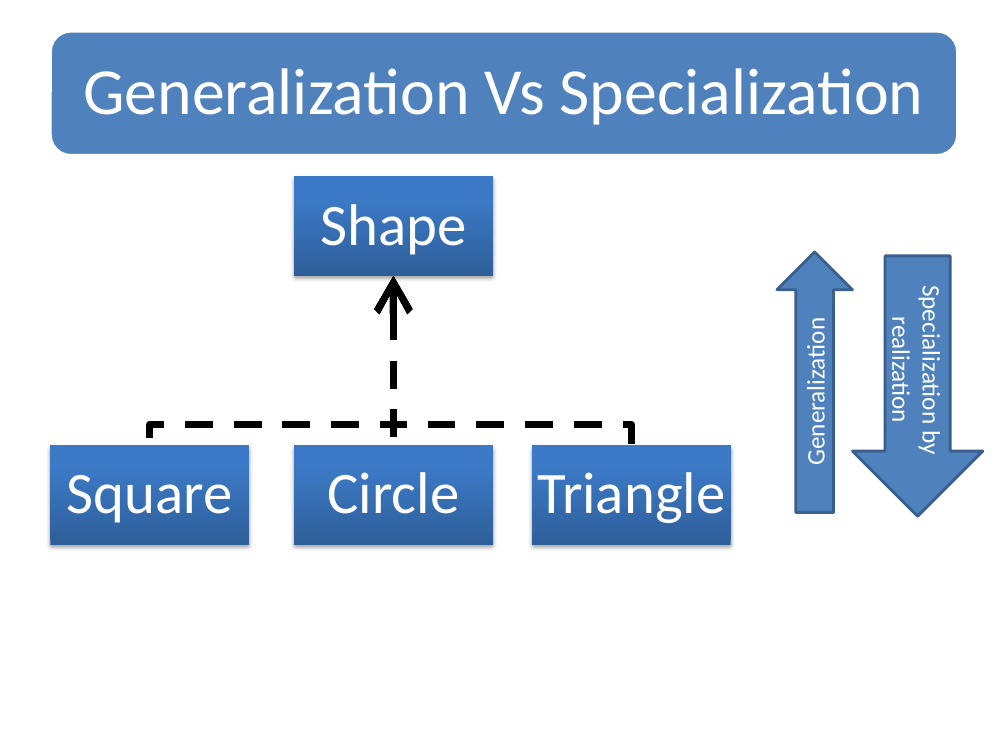
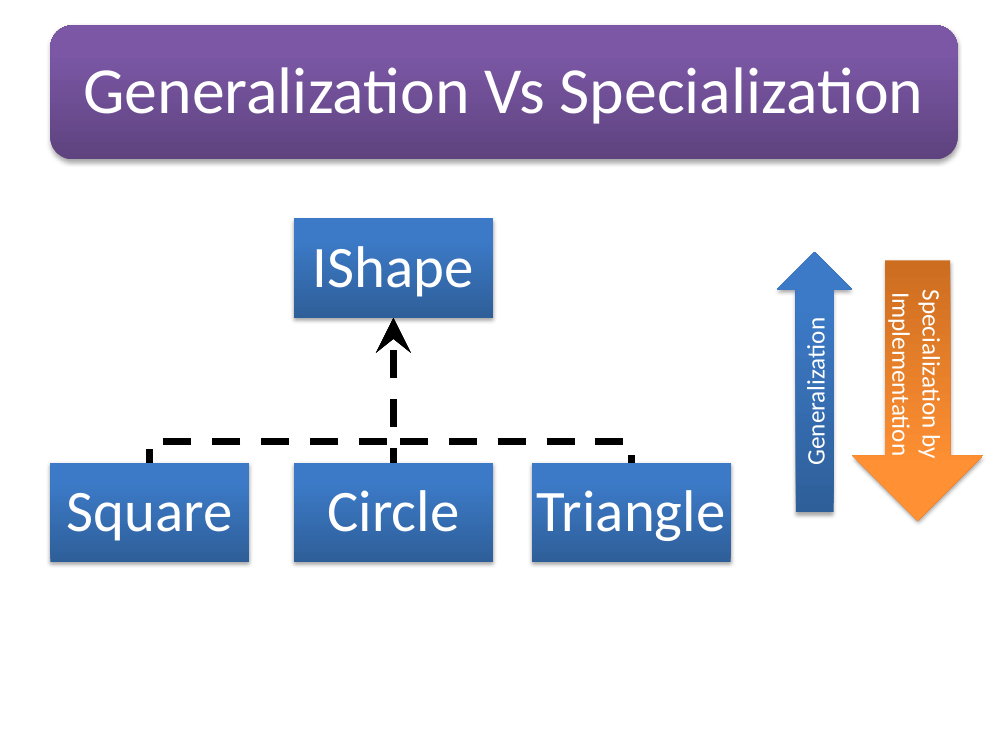
Before and after one commit to soyebparvez/DesignPatternData, a slide deck: slide 6 of Design Principle.pptx (slide 10 before the commit). Drawn at 1008x756 pixels with LibreOffice and Linux fonts; fonts in the diff are those of the drawing. Boxes give left, top, right and bottom in pixels: in the first picture for what was removed or moved away, otherwise in the second. Text is boxed around its words. In the diff, an @@ line names an element or a change of style, - is before the commit and + after.

```diff
--- a/Design Principle.pptx
+++ b/Design Principle.pptx
@@ rounded rectangle: place and size @@
-rounded rectangle at bbox=[50, 31, 958, 155]
+rounded rectangle at bbox=[50, 25, 958, 159]
@@ rounded rectangle at bbox=[50, 25, 958, 159]: fill #4F81BD to gradient #5F4480 to #7B58A6 to #7C57A8; outline #FFFFFF 2 pt to none; shadow on @@
@@ text removed at bbox=[320, 204, 466, 255] @@
-Shape
@@ rectangle: place and size @@
-rectangle at bbox=[294, 176, 493, 276]
+rectangle at bbox=[294, 219, 493, 319]
@@ text added at bbox=[313, 246, 474, 297], 42 pt, text #FFFFFF @@
+IShape
@@ up arrow "Generalization" at bbox=[777, 252, 853, 512]: fill #4F81BD to gradient #2F5F99 to #3D7CC7 to #3A7CCB; outline #3A5F8C 2 pt to none; shadow on @@
@@ up arrow "Specialization by Implementation": place and size @@
-up arrow "Specialization by Implementation" at bbox=[853, 256, 983, 516]
+up arrow "Specialization by Implementation" at bbox=[853, 260, 983, 520]
@@ up arrow "Specialization by Implementation" at bbox=[853, 260, 983, 520]: fill #4F81BD to gradient #CC6E20 to #FF9034 to #FF9136; outline #3A5F8C 2 pt to none; shadow on @@
@@ freeform shape: place and size @@
-freeform shape at bbox=[150, 276, 394, 446]
+freeform shape at bbox=[150, 318, 394, 463]
@@ freeform shape: place and size @@
-freeform shape at bbox=[388, 276, 398, 446]
+freeform shape at bbox=[388, 318, 398, 463]
@@ freeform shape: place and size @@
-freeform shape at bbox=[393, 276, 631, 446]
+freeform shape at bbox=[393, 318, 631, 463]
@@ text in up arrow at bbox=[886, 303, 947, 458]: text changed @@
-Specialization by realization
+Specialization by Implementation
@@ 3 texts, 3 rectangles: place and size @@
-3 texts, 3 rectangles at bbox=[50, 446, 731, 545]
+3 texts, 3 rectangles at bbox=[50, 463, 731, 562]
```
Also in this commit, not shown: 12 other slides changed, 1 slide added, 7 slides removed.
